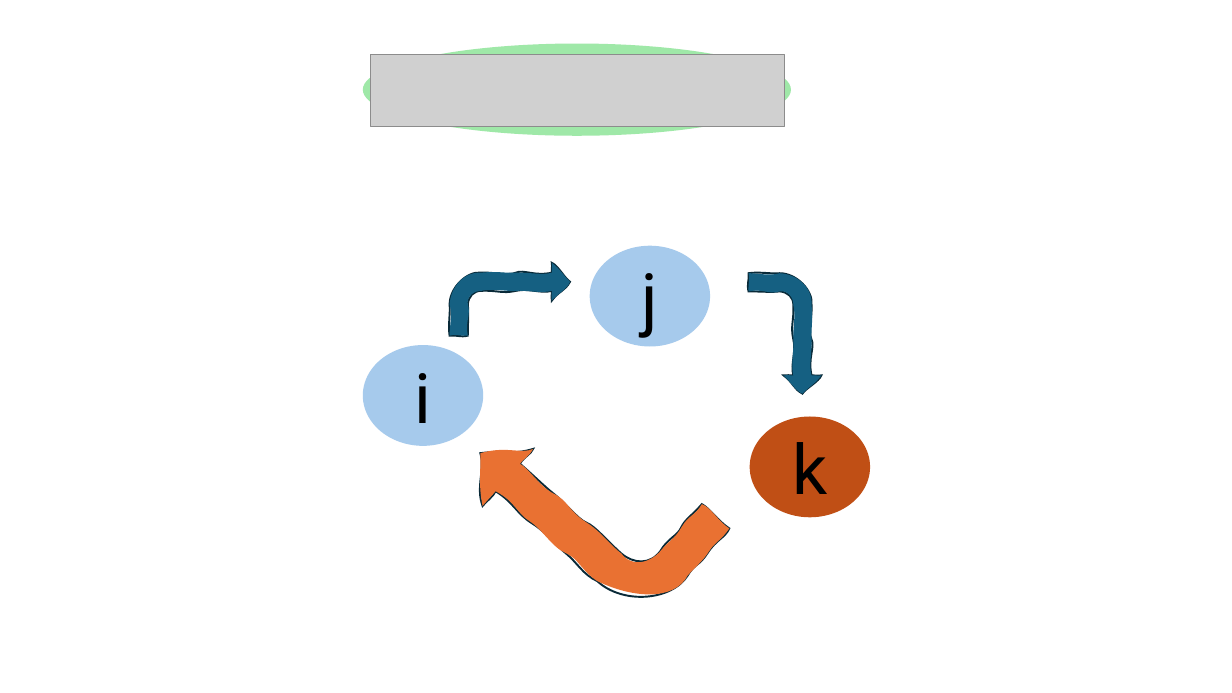
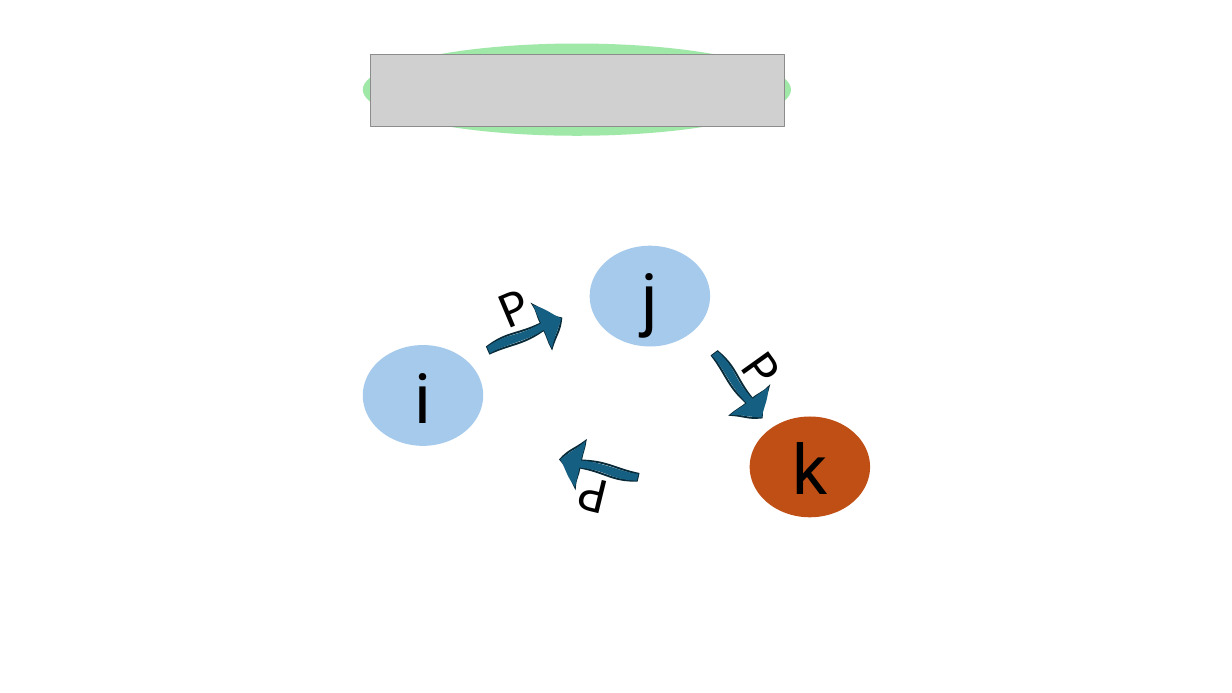
Before and after one commit to HaseebLUMS/Onyx-Presentation, a slide deck: slide 25 of tommy_hotnets_v2.pptx (slide 31 before the commit). Drawn at 1232x693 pixels with LibreOffice and Linux fonts; fonts in the diff are those of the drawing; grey boxes stand for pictures. Boxes give left, top, right and bottom in pixels: in the first picture for what was removed or moved away, otherwise in the second. Text is boxed around its words. In the diff, an @@ line names an element or a change of style, - is before the commit and + after.

```diff
--- a/tommy_hotnets_v2.pptx
+++ b/tommy_hotnets_v2.pptx
@@ freeform shape at [479,297,571,372]: rotation 0 to 336 degrees; outline redrawn @@
@@ text added at [507,291,533,338], 36 pt, text #000000 @@
+P
@@ freeform shape at [696,340,781,432]: rotation 90 to 53 degrees; outline redrawn @@
@@ freeform shape removed at [455,372,730,639] @@
@@ text added at [729,369,784,390], 36 pt, text #000000 @@
+P
@@ freeform shape added at [555,436,643,500], fill #156082, outline #092A39 1.5 pt @@
@@ text added at [583,480,610,513], 36 pt, text #000000 @@
+P
```
Also in this commit, not shown: 13 other slides changed, 2 slides added, 8 slides removed.
